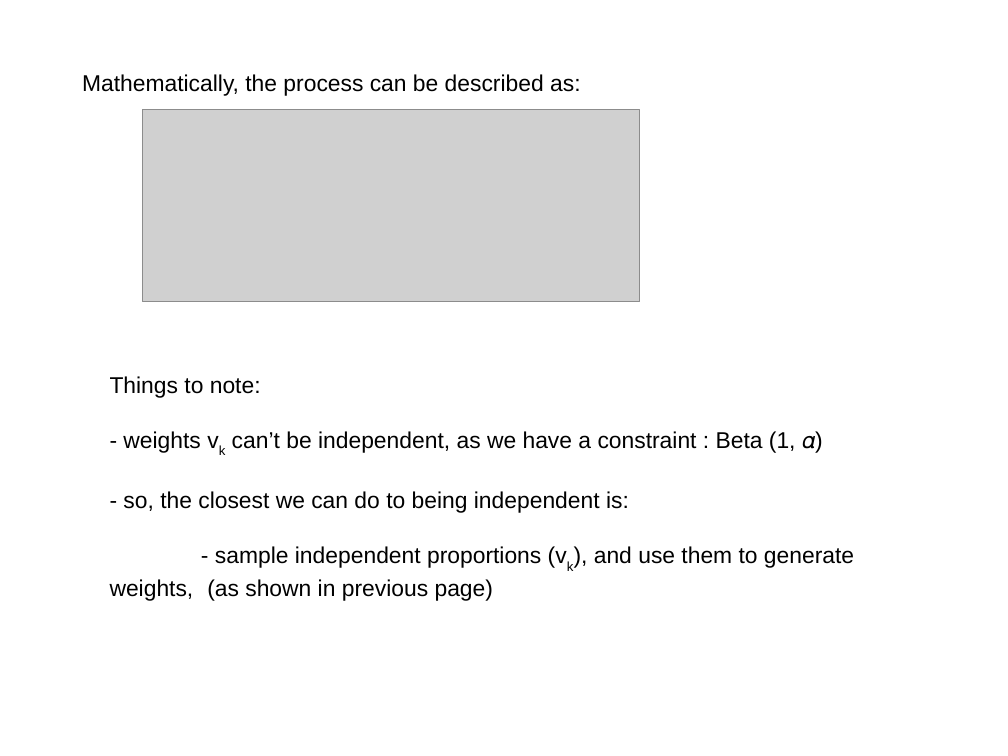
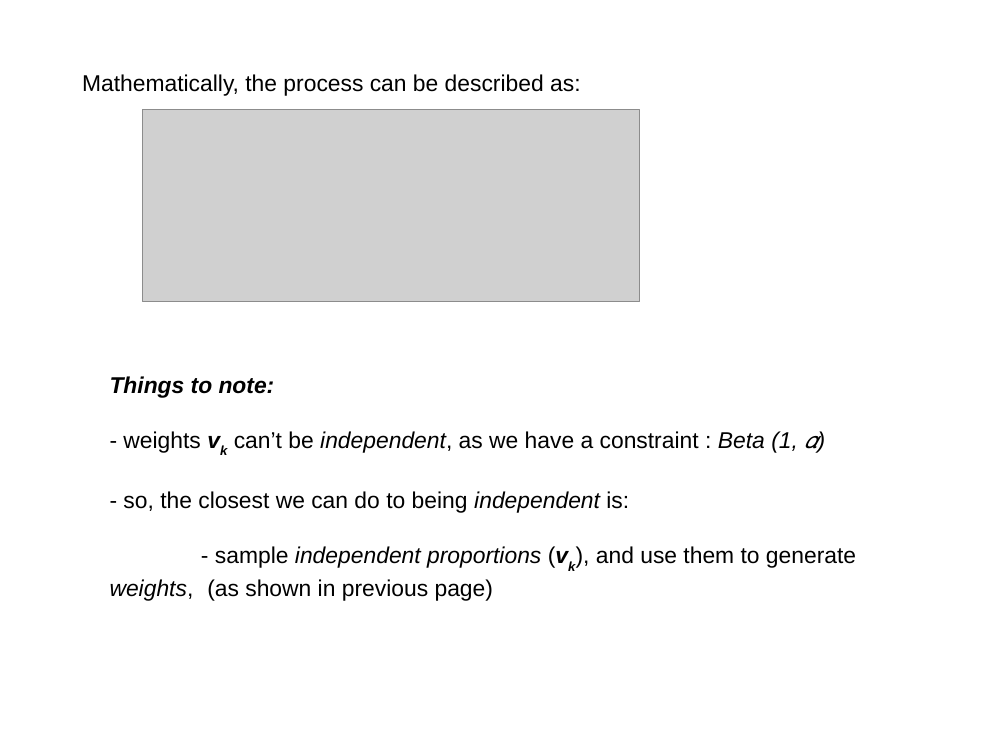
Before and after one commit to afcarl/Dirichlet_Processes, a slide deck: slide 11 of version_2.odp. Drawn at 1008x756 pixels with LibreOffice and Linux fonts; fonts in the diff are those of the drawing; grey boxes stand for pictures. Boxes give left, top, right and bottom in pixels: in the first picture for what was removed or moved away, otherwise in the second. Text is boxed around its words. In the diff, an @@ line names an element or a change of style, - is before the commit and + after.

Commit message:
fixed minor formatting

```diff
--- a/version_2.odp
+++ b/version_2.odp
@@ text "Things to note:" at (110, 376, 856, 601): bold on in "Things to note:", "vk", "(vk),"; italic on in "Things to note:", "vk independent, Beta (1, 𝛼)", "independent", "independent proportions (vk), weights," @@
```
Also in this commit, not shown: 11 other slides changed, 1 slide added, 1 slide removed.
